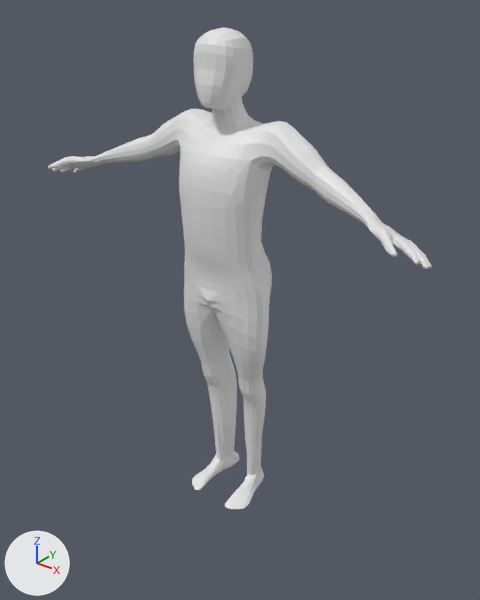
A saved change to the Blender file NoRigMale.blend.
One viewpoint serves both versions: a camera (50 mm lens) standing at (2.83, -3.47, 3.89) and looking at (0.16, -0.13, 1.81). The lights are fixed; the arrows at lower left show +X, +Y and +Z. Both versions are drawn at the pose saved in each file; the numbers are the values there.
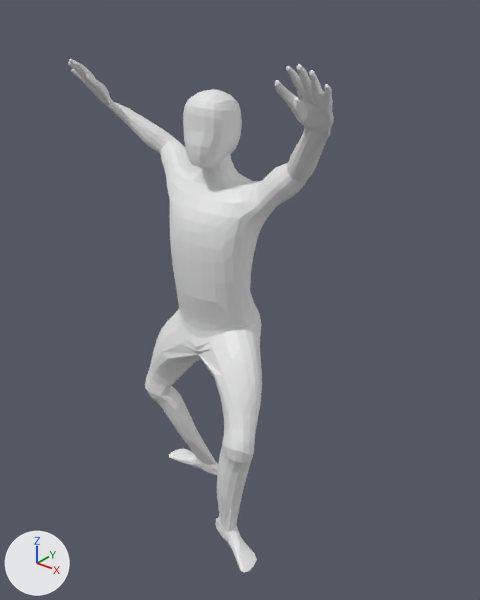
The change in detail:
Bone 'torso' (bone_torso) moves from (0.0, 0.0, 0.0) to (-0.011, -0.05, -0.197).
Bone 'thigh_ik.L' (bone_thigh_ik_l) turns from (0, 0, 0) to (0, -46, 0) degrees about its own x, y and z.
Bone 'thigh_ik.R' (bone_thigh_ik_r) turns from (0, 0, 0) to (0, 62, 0) degrees about its own x, y and z.
Bone 'hand_ik.L' (bone_hand_ik_l) moves from (0.0, 0.0, 0.0) to (-0.202, -0.081, 0.311).
Bone 'hand_ik.L' (bone_hand_ik_l) turns from (0, 0, 0) to (22, -22, 82) degrees about its own x, y and z.
Bone 'hand_ik.R' (bone_hand_ik_r) moves from (0.0, 0.0, 0.0) to (0.1, 0.026, 0.254).
Bone 'hand_ik.R' (bone_hand_ik_r) turns from (0, 0, 0) to (17, 7, -77) degrees about its own x, y and z.
Bone 'foot_ik.L' (bone_foot_ik_l) moves from (0.0, 0.0, 0.0) to (0.095, -0.334, -0.007).
Bone 'foot_ik.L' (bone_foot_ik_l) turns from (0, 0, 0) to (-3, -2, 59) degrees about its own x, y and z.
Bone 'foot_ik.R' (bone_foot_ik_r) moves from (0.0, 0.0, 0.0) to (-0.046, -0.059, -0.03).
Bone 'foot_ik.R' (bone_foot_ik_r) turns from (0, 0, 0) to (-15, 16, -79) degrees about its own x, y and z.
Bone 'toe_ik.R' (bone_toe_ik_r) moves from (0.0, 0.0, 0.0) to (-0.008, -0.009, -0.041).

Pixel boxes (x1, y1, x2, y2) of what changed, in the pictures (480 x 600 px):
'Cube', posed (31% narrower, 6% taller)
    before: (48, 27, 432, 510)
    after: (68, 59, 334, 573)
